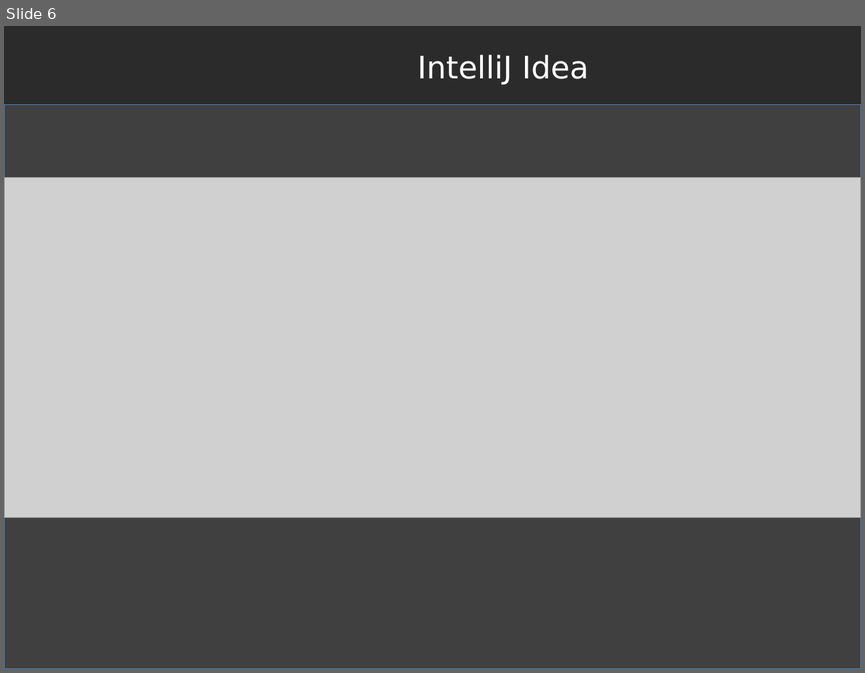
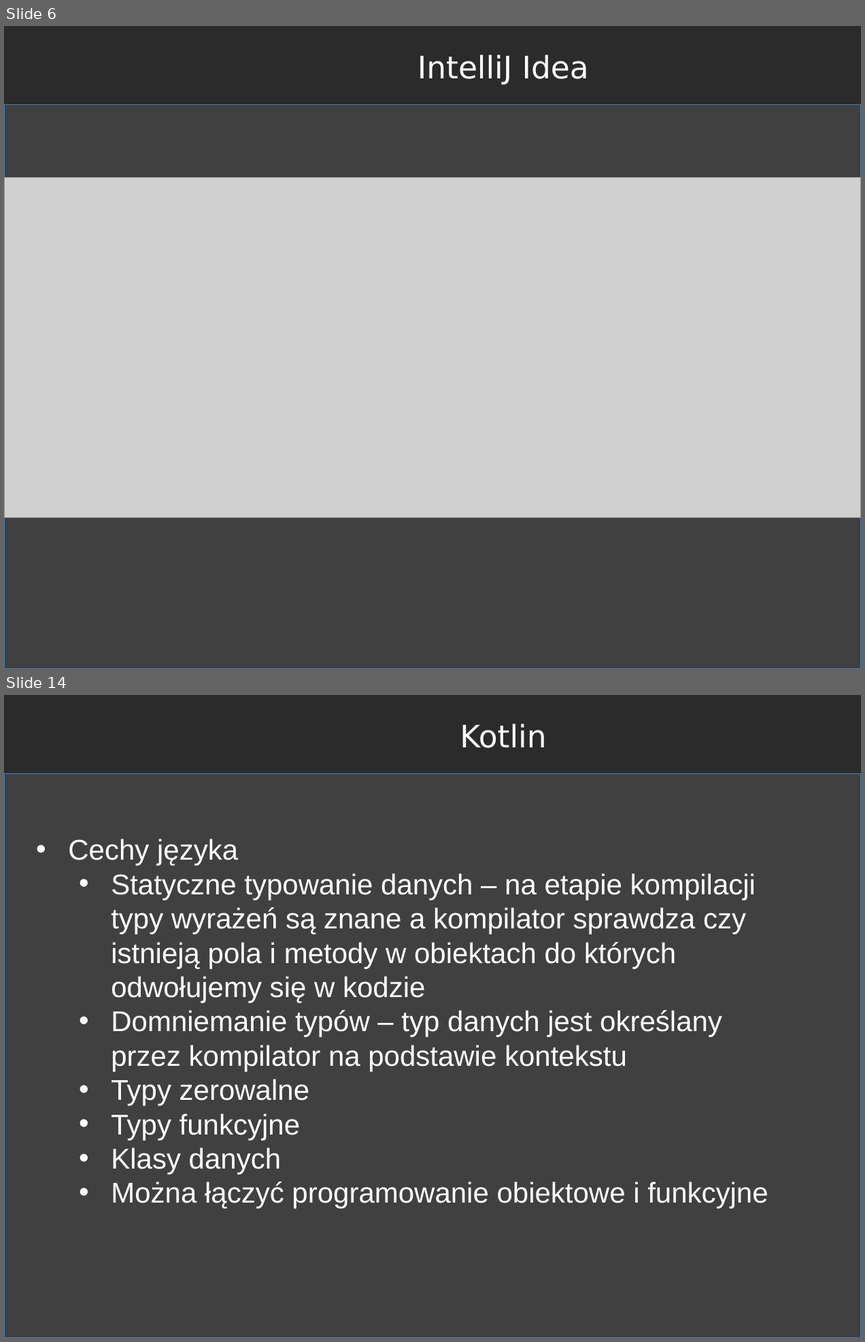
Before and after one commit to RafLew84/WpumKJ, a slide deck: 2021-2022/Wykład/Wyklad1.pptx. Shown one above the other, each under a label of ours: slide 6 before the commit, slides 6 and 14 after it; the slides between them are not shown. The pictures are 865x673 and 865x1342 pixels, drawn with LibreOffice and Linux fonts; fonts in the diff are those of the drawing; grey boxes stand for pictures; background and template pictures are left out; a plain dark background stands for a picture behind light text. Boxes give left, top, right and bottom in pixels: in the first picture for what was removed or moved away, otherwise in the second. Text is boxed around its words. In the diff, an @@ line names an element or a change of style, - is before the commit and + after.

```diff
--- a/2021-2022/Wykład/Wyklad1.pptx
+++ b/2021-2022/Wykład/Wyklad1.pptx
@@ slide 14 added at [4, 695, 861, 1338], background picture (left out) @@
@@ text added at [460, 724, 546, 748], 26 pt, text #FFFFFF @@
+Kotlin
@@ rectangle added at [4, 774, 861, 1338], fill #404040, outline #4B7EBC 0.75 pt @@
@@ text added at [68, 838, 768, 1208], 24 pt, text #FFFFFF @@
+• Cechy języka
+  • Statyczne typowanie danych – na etapie kompilacji typy wyrażeń są znane a kompilator sprawdza czy istnieją pola i metody w obiektach do których odwołujemy się w kodzie
+  • Domniemanie typów – typ danych jest określany przez kompilator na podstawie kontekstu
+  • Typy zerowalne
+  • Typy funkcyjne
+  • Klasy danych
+  • Można łączyć programowanie obiektowe i funkcyjne
```
Also in this commit, not shown: 1 slide changed, 10 other slides added, 7 other files.
